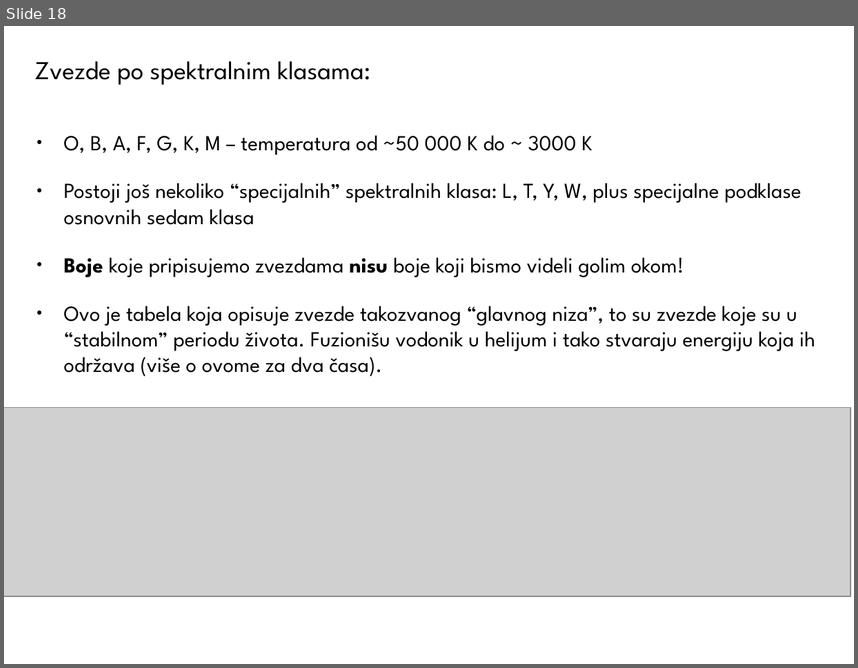
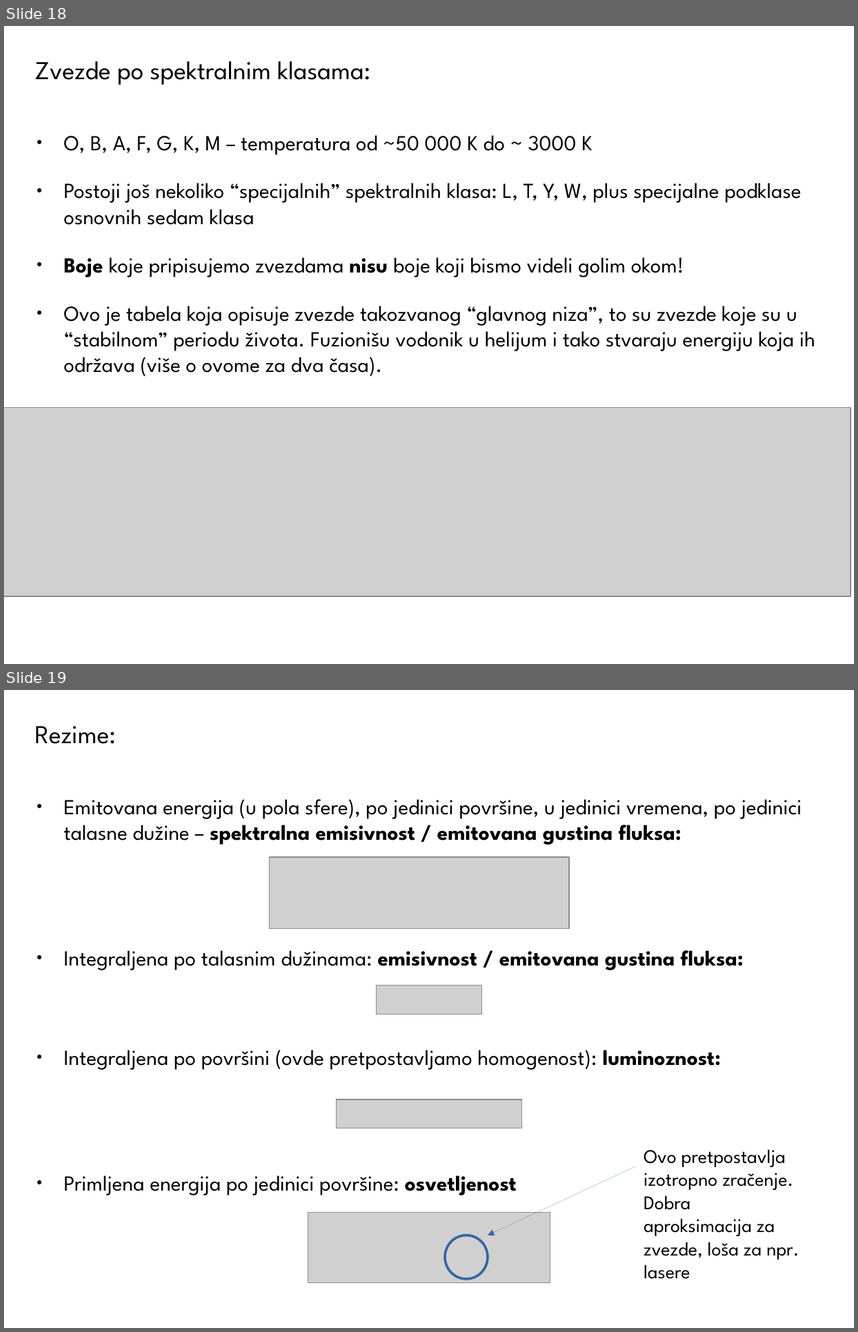
Before and after one commit to ivanzmilic/OPA22, a slide deck: Predavanje_07_Zracenje_Zvezda.odp. Shown one above the other, each under a label of ours: slide 18 before the commit, slides 18 and 19 after it. The pictures are 858x668 and 858x1332 pixels, drawn with LibreOffice and Linux fonts; fonts in the diff are those of the drawing; grey boxes stand for pictures. Boxes give left, top, right and bottom in pixels: in the first picture for what was removed or moved away, otherwise in the second. Text is boxed around its words. In the diff, an @@ line names an element or a change of style, - is before the commit and + after.

```diff
--- a/Predavanje_07_Zracenje_Zvezda.odp
+++ b/Predavanje_07_Zracenje_Zvezda.odp
@@ slide 19 added at <box>4,690,854,1328</box>, background #FFFFFF @@
@@ title added at <box>35,726,116,744</box>, 24 pt, text #000000 @@
+Rezime:
@@ text added at <box>64,799,802,1195</box>, 20 pt, text #000000 @@
+● Emitovana energija (u pola sfere), po jedinici površine, u jedinici vremena, po jedinici talasne dužine – spektralna emisivnost / emitovana gustina fluksa:
+● Integraljena po talasnim dužinama: emisivnost / emitovana gustina fluksa:
+● Integraljena po površini (ovde pretpostavljamo homogenost): luminoznost:
+● Primljena energija po jedinici površine: osvetljenost
@@ picture added at <box>270,858,569,929</box> @@
@@ picture added at <box>376,985,481,1014</box> @@
@@ picture added at <box>337,1100,522,1128</box> @@
@@ text added at <box>644,1149,799,1279</box>, 18 pt, text #000000 @@
+Ovo pretpostavlja izotropno zračenje. Dobra aproksimacija za zvezde, loša za npr. lasere
@@ arrow added from (637, 1166) to (488, 1235), #3465A4 0 pt @@
@@ picture added at <box>308,1212,550,1283</box> @@
@@ ellipse added at <box>445,1235,488,1279</box>, outline #3465A4 2.3 pt @@
```
Also in this commit, not shown: 1 slide changed, 10 other slides added.
